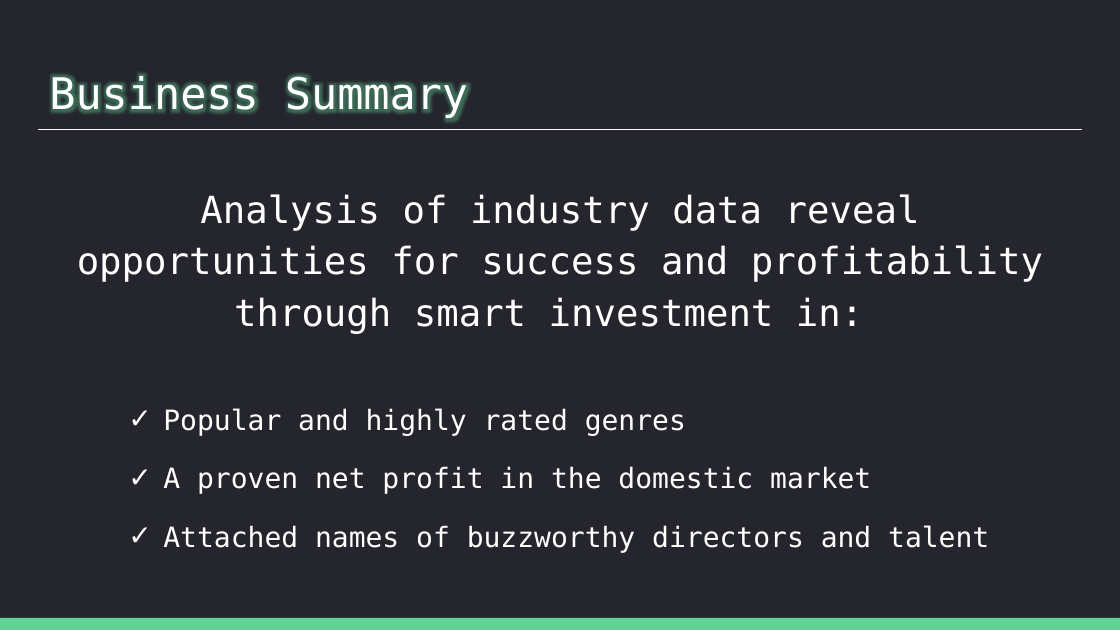
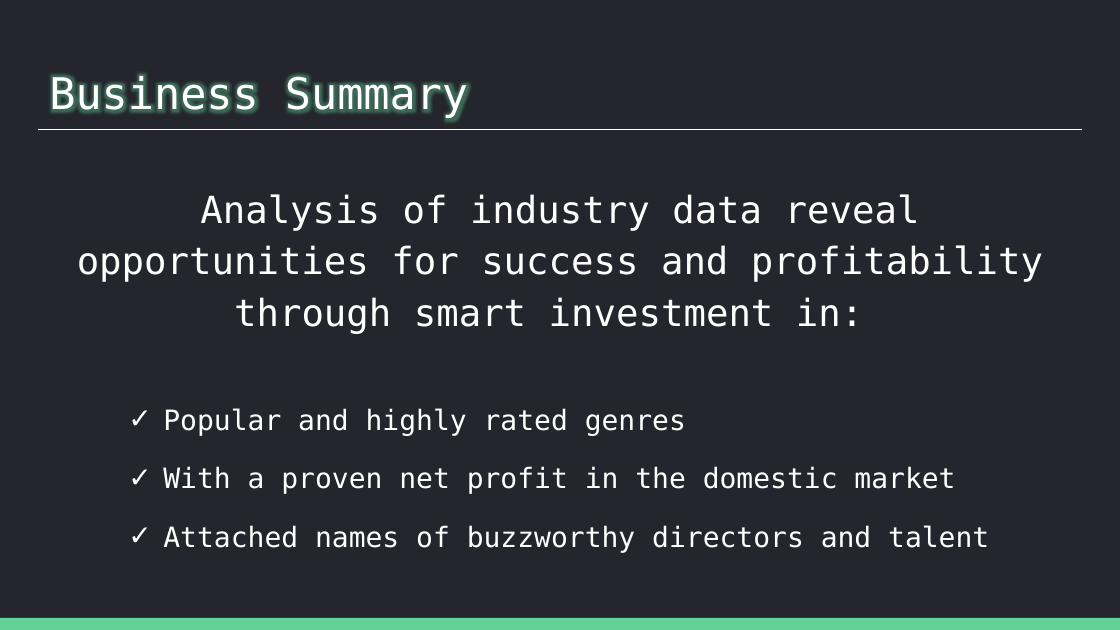
Before and after one commit to patrick-anastasio/Flatiron_DSC-Phase1_Project, a slide deck: slide 2 of Slide Deck.pptx. Drawn at 1120x630 pixels with LibreOffice and Linux fonts; fonts in the diff are those of the drawing. Boxes give left, top, right and bottom in pixels: in the first picture for what was removed or moved away, otherwise in the second. Text is boxed around its words. In the diff, an @@ line names an element or a change of style, - is before the commit and + after.

```diff
--- a/Slide Deck.pptx
+++ b/Slide Deck.pptx
@@ text at [163, 466, 955, 494]: text changed @@
-✓ A proven net profit in the domestic market
+✓ With a proven net profit in the domestic market
```
Also in this commit, not shown: 6 other slides changed, 2 other files.
